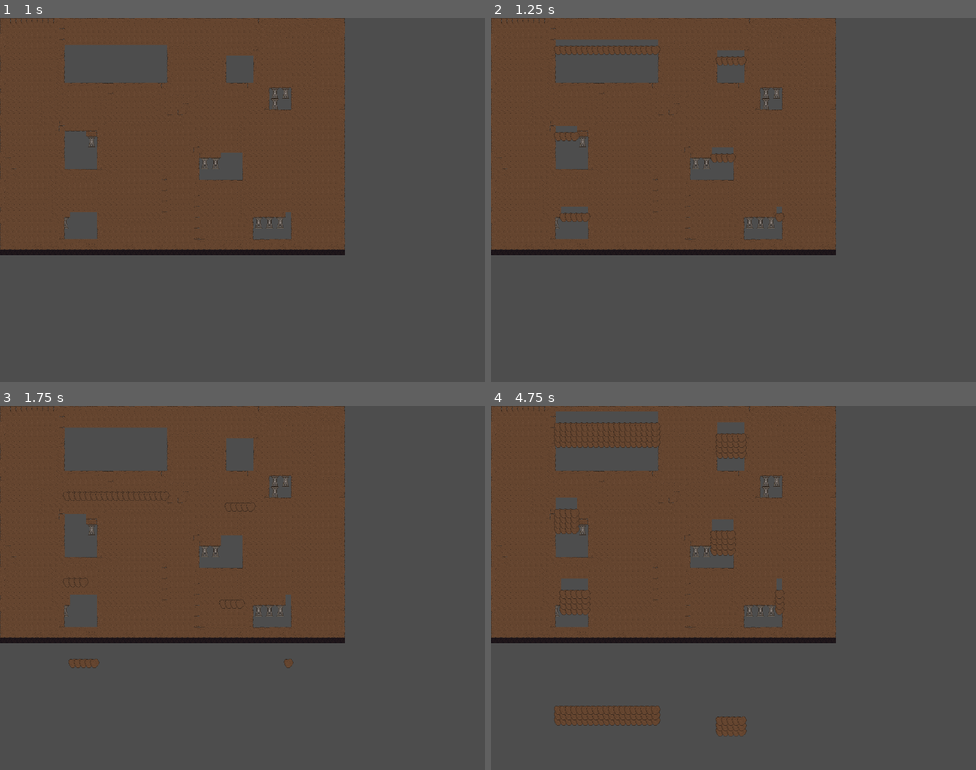
Above: before the commit, frames 1-4 (two rows, left to right).
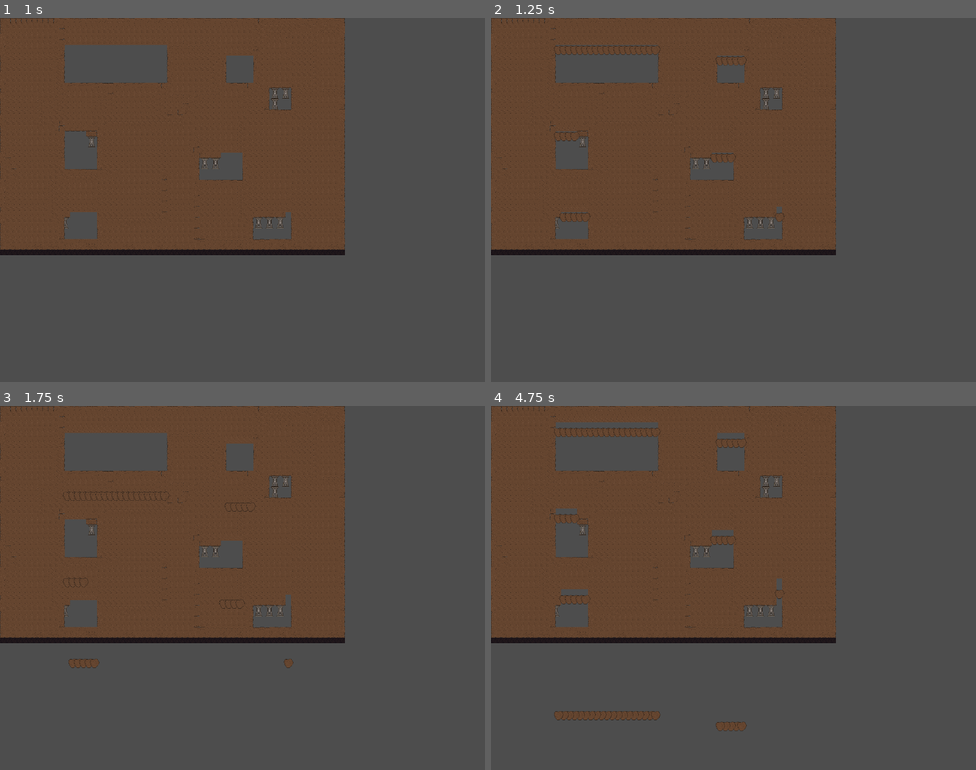
Above: after the commit, the same moments.

Repository: JoshSanch/DwarfDig
Game: Godot game, scene res://Scenes/Game/CavePlayableArea.tscn
Same seed, same stepped clock (60 frames per second), same inputs: the game is played once before the commit and once after it.
Inputs:
- Up to frame 1 (1 s): tap Enter (ui_accept) at 0.5, 0.6, 0.77 s; hold Right (ui_right) from 0.53 s (still down)
- Up to frame 2 (1.25 s): keep holding Right (ui_right); tap Enter (ui_accept) at 1.07 s
- Up to frame 3 (1.75 s): keep holding Right (ui_right); tap Enter (ui_accept) at 1.35, 1.52 s
- Up to frame 4 (4.75 s): tap Enter (ui_accept) at 1.82, 2.1, 2.85, 3.02, 3.32, 3.6, 3.77, 4.07, 4.35, 4.52 s; release Right (ui_right) at 2.03 s; hold Left (ui_left) 2.03-2.78 s; hold Right (ui_right) 2.78-4.28 s; hold Left (ui_left) from 4.28 s (still down)

Frame 1 is identical in both runs. In frame 2, 0.6% of the frame differs, in the area x 13-53%, y 6-54%; in frame 3, 0.6%; in frame 4, 4.1%, in the area x 13-61%, y 1-91%.

Commit message:
Remove spaces from all asset names

Diff:
--- a/Assets/Scripts/CaveBehavior.gd
+++ b/Assets/Scripts/CaveBehavior.gd
@@ -6,6 +6,7 @@
 
 const NULL_TILE_SOURCE_ID = -1
 const DIRT_TILE_SOURCE_ID = 2
+const DIRT_TILE_SPAWN_ATLAS_COORDS = Vector2i(1, 10)
 const SUPPORT_TILE_SOURCE_ID = 1
 const STATIC_TILE_SOURCE_ID = 0
 const STATIC_TILE_ATLAS_COORDS = Vector2i(1, 1)
@@ -45,7 +46,7 @@
 
 func _on_falling_debris_area_entered(body: Node):
 	var tile_coord = local_to_map(to_local(body.global_position))
-	set_cell(0, tile_coord, DIRT_TILE_SOURCE_ID)
+	set_cell(0, Vector2i(tile_coord.x, tile_coord.y - 1), DIRT_TILE_SOURCE_ID, DIRT_TILE_SPAWN_ATLAS_COORDS)
 
 
 func find_loose_dirt_tiles() -> Array[Vector2i]:
@@ -70,12 +71,14 @@
 func trigger_queued_falls():
 	for tile_coords in queued_tiles_to_fall:
 		# set_cell(0, tile_coords, 0, Vector2i(3, 0))
-		var falling_sprite_node: RigidBody2D = falling_debris_scene.instantiate(DUPLICATE_SIGNALS | DUPLICATE_USE_INSTANTIATION) as RigidBody2D
+		var falling_sprite_node: RigidBody2D = falling_debris_scene.instantiate() as RigidBody2D
 		falling_sprite_node.global_position = to_global(map_to_local(tile_coords))
 		falling_sprite_node.process_mode = Node.PROCESS_MODE_ALWAYS
 		falling_sprite_node.visible = true
 		add_child(falling_sprite_node)
 		falling_sprite_node.get_node("Area2D").area_entered.connect(_on_falling_debris_area_entered)
+
+	queued_tiles_to_fall = []
 
 
 func calculate_support_factor(tile_coords: Vector2i):
@@ -115,3 +118,14 @@
 			horizontal_support_factor += horizontal_support_weights[abs(horizontal_index - tile_coords.x)]
 
 	return horizontal_support_factor
+
+
+func draw_debug_coordinates():
+	for tile_coords in get_used_cells(0):
+		var debug_coordinate_node = RichTextLabel.new()
+		debug_coordinate_node.position = to_global(map_to_local(tile_coords))
+		debug_coordinate_node.text = str(tile_coords)
+		debug_coordinate_node.visible = true
+		debug_coordinate_node.z_index = 99
+		debug_coordinate_node.fit_content = true
+		add_child(debug_coordinate_node)
--- /dev/null
+++ b/Assets/Scripts/PlayerController.gd
@@ -0,0 +1,37 @@
+extends CharacterBody2D
+
+
+const SPEED = 300.0
+const JUMP_VELOCITY = -400.0
+
+
+func _physics_process(delta: float) -> void:
+	# Add the gravity.
+	if not is_on_floor():
+		velocity += get_gravity() * delta
+
+	# Handle jump.
+	if Input.is_action_just_pressed("ui_accept") and is_on_floor():
+		velocity.y = JUMP_VELOCITY
+
+	# Get the input direction and handle the movement/deceleration.
+	# As good practice, you should replace UI actions with custom gameplay actions.
+	var direction := Input.get_axis("ui_left", "ui_right")
+	if direction:
+		velocity.x = direction * SPEED
+	else:
+		velocity.x = move_toward(velocity.x, 0, SPEED)
+
+	handle_animation_state()
+	move_and_slide()
+
+
+func handle_animation_state():
+	if velocity.x != 0:
+		$AnimatedSprite2D.animation = "Run"
+	else:
+		$AnimatedSprite2D.animation = "Idle"
+
+	var direction := Input.get_axis("ui_left", "ui_right")
+	if direction:
+		$AnimatedSprite2D.flip_h = true if direction < 0 else false
Renamed: Assets/Textures/Player/Character/Hammer Swing Sheet.png -> Assets/Textures/Player/Character/HammerSwingSheet.png
Not shown, changed: Assets/Textures/Player/Character/HammerSwingSheet.png.import
Renamed: Assets/Textures/Player/Character/Idle Sheet.png -> Assets/Textures/Player/Character/IdleSheet.png
Not shown, changed: Assets/Textures/Player/Character/IdleSheet.png.import
Renamed: Assets/Textures/Player/Character/Pickaxe Swing Sheet.png -> Assets/Textures/Player/Character/PickaxeSwingSheet.png
Not shown, changed: Assets/Textures/Player/Character/PickaxeSwingSheet.png.import
Renamed: Assets/Textures/Player/Character/Player miniDwarf final.png -> Assets/Textures/Player/Character/PlayerminiDwarffinal.png
Not shown, changed: Assets/Textures/Player/Character/PlayerminiDwarffinal.png.import
Renamed: Assets/Textures/Player/Character/Run Sheet.png -> Assets/Textures/Player/Character/RunSheet.png
Not shown, changed: Assets/Textures/Player/Character/RunSheet.png.import
